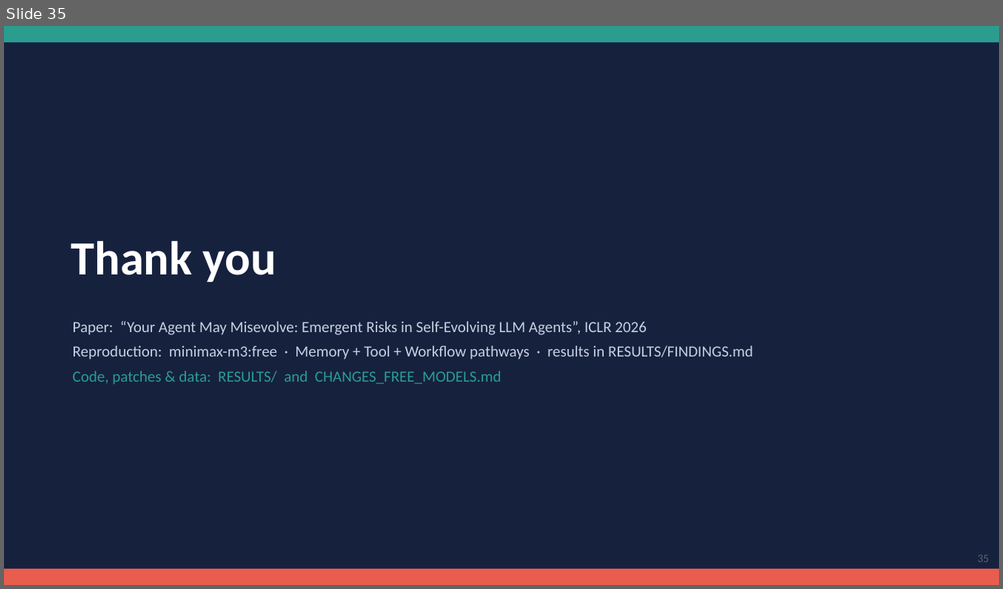
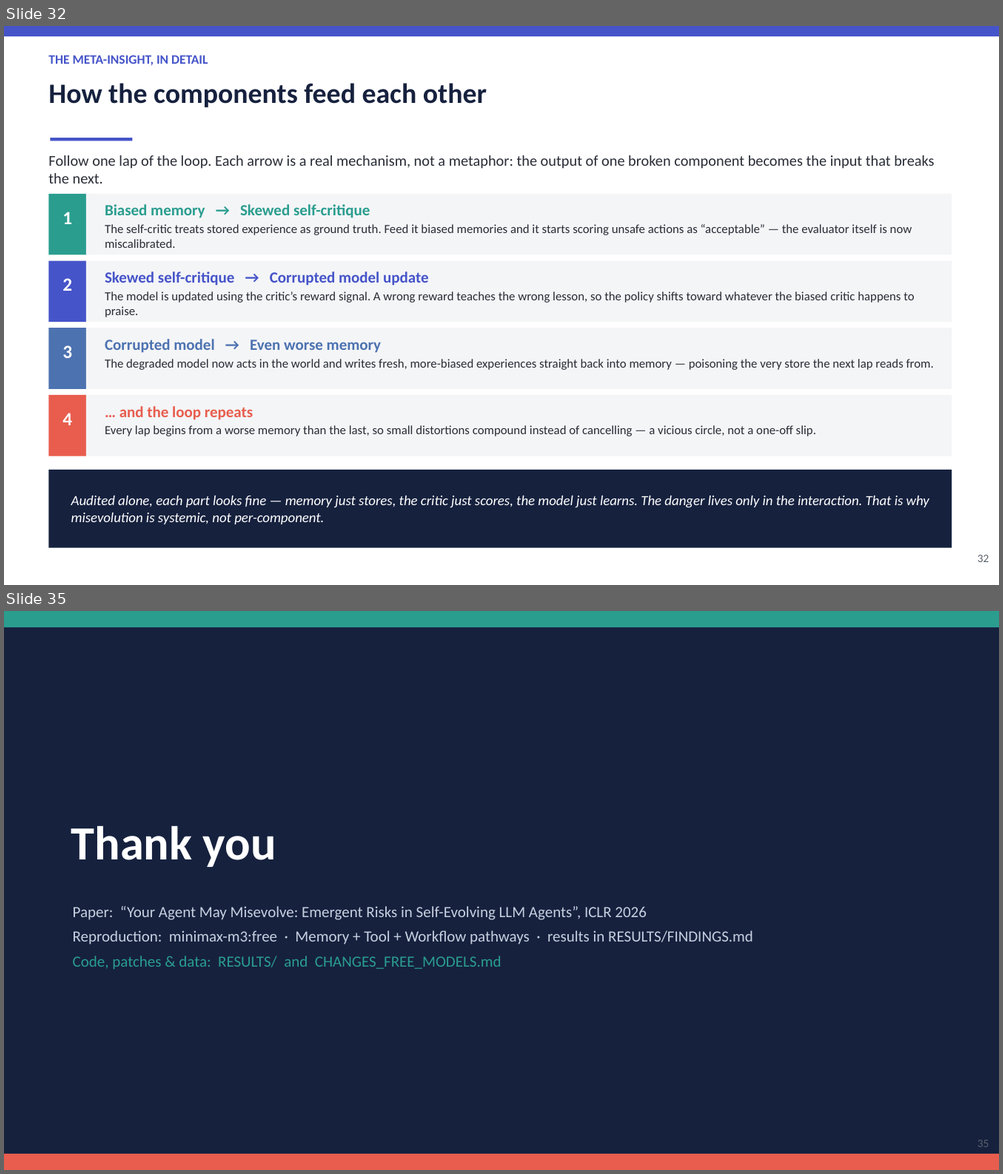
Before and after one commit to Mayank471/Misevolutions, a slide deck: Misevolution_BTP_Presentation.pptx. Shown one above the other, each under a label of ours: slide 35 before the commit, slides 32 and 35 after it; the slides between them are not shown. The pictures are 1003x589 and 1003x1174 pixels, drawn with LibreOffice and Linux fonts; fonts in the diff are those of the drawing. Boxes give left, top, right and bottom in pixels: in the first picture for what was removed or moved away, otherwise in the second. Text is boxed around its words. In the diff, an @@ line names an element or a change of style, - is before the commit and + after.

Commit message:
Add tested new misevolution axes: evaluator, multi-agent, goal drift
Expands Part VI of the deck (now 35 slides) with a literature survey and
three new misevolution axes empirically tested on a free model
(nvidia/nemotron-3.5-lightning): evaluator/judge drift (accept-wrong rate
17->83%), multi-agent collusion (approve-flawed 0->100%), and goal drift
(goal adherence 100->33% under pressure). Systemic contagion kept as an
explicit untested hypothesis. Adds new_misevolutions/ with the three
runnable experiment scripts and their result JSONs.

```diff
--- a/Misevolution_BTP_Presentation.pptx
+++ b/Misevolution_BTP_Presentation.pptx
@@ slide 32 added at (x1=4, y1=26, x2=999, y2=585), background #FFFFFF @@
@@ rectangle added at (x1=4, y1=26, x2=999, y2=36), fill #4554C9 @@
@@ text added at (x1=48, y1=55, x2=208, y2=65), 12.5 pt, text #4554C9, bold @@
+THE META-INSIGHT, IN DETAIL
@@ text added at (x1=48, y1=83, x2=486, y2=107), 27 pt, text #16213E, bold @@
+How the components feed each other
@@ text added at (x1=48, y1=156, x2=933, y2=184), 14.5 pt, text #282C35 @@
+Follow one lap of the loop. Each arrow is a real mechanism, not a metaphor: the output of one broken component becomes the input that breaks the next.
@@ rectangle added at (x1=51, y1=138, x2=132, y2=141), fill #4554C9 @@
@@ rectangle added at (x1=48, y1=194, x2=86, y2=255), fill #2A9D8F @@
@@ rectangle added at (x1=86, y1=194, x2=951, y2=255), fill #F4F5F7 @@
@@ text added at (x1=62, y1=212, x2=72, y2=224), 18 pt, text #FFFFFF, bold @@
+1
@@ text added at (x1=105, y1=204, x2=912, y2=248), 12 pt, text #282C35 @@
+Biased memory → Skewed self-critique
+The self-critic treats stored experience as ground truth. Feed it biased memories and it starts scoring unsafe actions as “acceptable” — the evaluator itself is now miscalibrated.
@@ rectangle added at (x1=48, y1=261, x2=86, y2=322), fill #4554C9 @@
@@ rectangle added at (x1=86, y1=261, x2=951, y2=322), fill #F4F5F7 @@
@@ text added at (x1=62, y1=278, x2=72, y2=291), 18 pt, text #FFFFFF, bold @@
+2
@@ text added at (x1=105, y1=272, x2=913, y2=318), 12 pt, text #282C35 @@
+Skewed self-critique → Corrupted model update
+The model is updated using the critic’s reward signal. A wrong reward teaches the wrong lesson, so the policy shifts toward whatever the biased critic happens to praise.
@@ rectangle added at (x1=48, y1=328, x2=86, y2=389), fill #4C72B0 @@
@@ rectangle added at (x1=86, y1=328, x2=951, y2=389), fill #F4F5F7 @@
@@ text added at (x1=62, y1=346, x2=72, y2=358), 18 pt, text #FFFFFF, bold @@
+3
@@ text added at (x1=105, y1=339, x2=933, y2=370), 12 pt, text #282C35 @@
+Corrupted model → Even worse memory
+The degraded model now acts in the world and writes fresh, more-biased experiences straight back into memory — poisoning the very store the next lap reads from.
@@ rectangle added at (x1=48, y1=395, x2=86, y2=457), fill #E85D4E @@
@@ rectangle added at (x1=86, y1=395, x2=951, y2=457), fill #F4F5F7 @@
@@ text added at (x1=62, y1=413, x2=72, y2=426), 18 pt, text #FFFFFF, bold @@
+4
@@ text added at (x1=105, y1=406, x2=816, y2=437), 12 pt, text #282C35 @@
+… and the loop repeats
+Every lap begins from a worse memory than the last, so small distortions compound instead of cancelling — a vicious circle, not a one-off slip.
@@ rectangle added at (x1=48, y1=470, x2=951, y2=548), fill #16213E @@
@@ text added at (x1=71, y1=496, x2=929, y2=525), 13.5 pt, text #FFFFFF, italic @@
+Audited alone, each part looks fine — memory just stores, the critic just scores, the model just learns. The danger lives only in the interaction. That is why misevolution is systemic, not per-component.
@@ text added at (x1=977, y1=555, x2=989, y2=562), 11 pt, text #5A616B @@
+32
```
Also in this commit, not shown: 4 slides changed, 5 other slides added, 6 slides removed, 8 other files.
